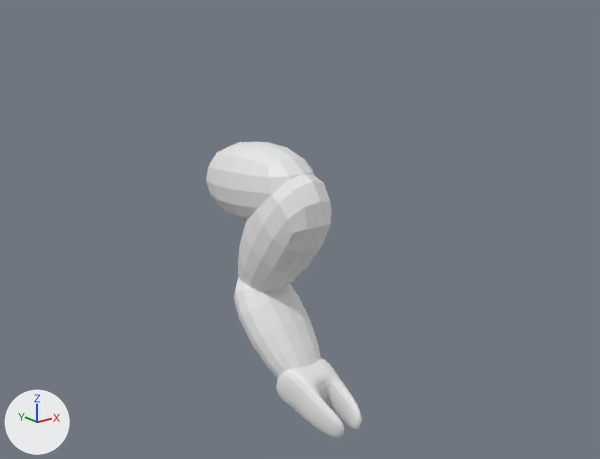
A saved change to the Blender file sculpts/legged_creature/legged_creature.blend.
Camera for both pictures: a camera (50 mm lens) standing at (-4.14, -4.71, 3.94) and looking at (0.26, 0.78, 1.74). The lights are fixed; the arrows at lower left show +X, +Y and +Z.

Script lines for the objects in view, before the commit:
```python
ob_cube = bpy.data.objects.new('Cube', me_cube_001)
ob_cube.location = (0.0, 0.038, 2.526)
ob_cube.rotation_euler = (-0.316, 0.0, 0.0)  # degrees (-18, 0, 0)
ob_cube.scale = (0.806, 1.58, 0.633)
ob_cube_001 = bpy.data.objects.new('Cube.001', me_cube_002)
ob_cube_001.location = (0.0, 1.681, 2.105)
ob_cube_001.rotation_euler = (-0.0822, 0.0, 0.0)  # degrees (-4.7, 0, 0)
ob_cube_001.scale = (0.395, 0.806, 0.427)
ob_cube_002 = bpy.data.objects.new('Cube.002', me_cube_006)
ob_cube_002.location = (0.0, 0.421, 2.208)
ob_cube_002.rotation_euler = (2.101, 0.0, 0.0)  # degrees (120, 0, 0)
ob_cube_002.scale = (0.395, 0.806, 0.427)
ob_cube_003 = bpy.data.objects.new('Cube.003', me_cube_007)
ob_cube_003.location = (0.0, 1.046, 1.262)
ob_cube_003.rotation_euler = (0.774, 0.0, 0.0)  # degrees (44, 0, 0)
ob_cube_003.scale = (0.395, 0.696, 0.335)
ob_cube_004 = bpy.data.objects.new('Cube.004', me_cube_008)
ob_cube_004.location = (0.0, 0.453, 0.537)
ob_cube_004.rotation_euler = (0.314, 0.0, 0.0)  # degrees (18, 0, 0)
ob_cube_004.scale = (0.395, 0.223, 0.335)
```
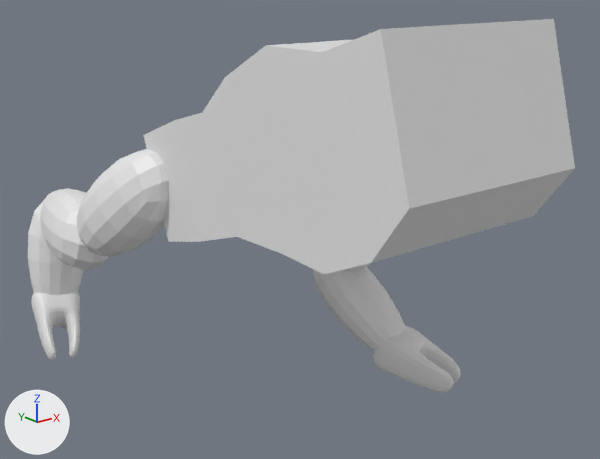
Commit message: back legs blocked out

Where the newer file only moved an object's origin or applied its transform, the numbers keep the older frame.

Where the change shows, as pixel boxes (x1, y1, x2, y2) in the pictures (600 x 459 px):
'Cube', shown: after (144, 19, 575, 274)
'Cube.003', reshaped, moved, turned, rescaled, modifiers changed: before (234, 276, 321, 378); after (313, 267, 405, 352)
'Cube.002', reshaped, moved, turned, rescaled, modifiers changed: before (238, 174, 332, 292); after (343, 263, 371, 272)
'Cube.004', reshaped, moved, turned, rescaled, modifiers changed: before (276, 358, 362, 438); after (373, 326, 461, 392)
'Cube.005', added: after (76, 149, 169, 257)
'Cube.001', moved, turned, rescaled (not visible afterwards): before (206, 142, 314, 221)
'Cube.006', added: after (40, 188, 108, 270)
'Cube.007', added: after (28, 201, 83, 295)
'Cube.008', added: after (31, 290, 80, 360)
part 1 of me_cube_002, built on: before (206, 142, 314, 221); after (76, 149, 169, 257)
part 2 of me_cube_006, built on: before (238, 174, 332, 292); after (40, 188, 371, 272)
part 3 of me_cube_007, built on: before (234, 276, 321, 378); after (28, 201, 405, 352)
part 4 of me_cube_008, built on: before (276, 358, 362, 438); after (31, 290, 461, 392)

What changed in the scene script:
```text
Change me_cube_002:
    used by ob_cube_001; location = (0.0, 1.681, 2.105); rotation_euler = (-0.0822, 0.0, 0.0), in degrees (-4.7, 0, 0); scale = (0.395, 0.806, 0.427)
    remove me_cube_002.from_pydata(...)  # 8 vertices, 6 faces; spans x -1.0..1.0, y -1.81..0.19, z -1.0..1.0
    add me_cube_002.from_pydata(...)  # 98 vertices, 96 faces; spans x -0.54..0.12, y -1.2..0.15, z -0.3..0.41
    me_cube_002 part 1: the whole mesh is rebuilt
Change me_cube_006:
    used by ob_cube_002; location = (0.0, 0.421, 2.208); rotation_euler = (2.101, 0.0, 0.0), in degrees (120, 0, 0); scale = (0.395, 0.806, 0.427)
    remove me_cube_006.from_pydata(...)  # 8 vertices, 6 faces; spans x -1.25..1.25, y -1.9..0.47, z -1.2..1.51
    add me_cube_006.from_pydata(...)  # 98 vertices, 96 faces; spans x -0.48..0.13, y -0.16..0.91, z -1.16..0.16
    me_cube_006 part 2: the whole mesh is rebuilt
Change me_cube_007:
    used by ob_cube_003; location = (0.0, 1.046, 1.262); rotation_euler = (0.774, 0.0, 0.0), in degrees (44, 0, 0); scale = (0.395, 0.696, 0.335)
    remove me_cube_007.from_pydata(...)  # 8 vertices, 6 faces; spans x -1.25..1.25, y -1.9..0.47, z -1.38..0.99
    add me_cube_007.from_pydata(...)  # 98 vertices, 96 faces; spans x -0.47..0.13, y -0.9..0.13, z -0.92..0.1
    me_cube_007 part 3: 8 vertices removed from x -1.25..1.25, y -1.9..0.47, z -1.38..0.99; 98 vertices added at x -0.47..0.13, y -0.9..0.13, z -0.92..0.1
Change me_cube_008:
    used by ob_cube_004; location = (0.0, 0.453, 0.537); rotation_euler = (0.314, 0.0, 0.0), in degrees (18, 0, 0); scale = (0.395, 0.223, 0.335)
    remove me_cube_008.from_pydata(...)  # 40 vertices, 38 faces; spans x -0.71..0.71, y -3.28..0.44, z -0.72..0.55
    add me_cube_008.from_pydata(...)  # 610 vertices, 608 faces; spans x -0.47..0.01, y -0.69..0.09, z -0.35..0.11
    me_cube_008 part 4: 40 vertices removed from x -0.71..0.71, y -3.28..0.44, z -0.72..0.55; 610 vertices added at x -0.47..0.01, y -0.69..0.09, z -0.35..0.11
Change ob_cube:
    remove ob_cube.hide_set(True)
Change ob_cube_001:
    ob_cube_001.scale: (0.395, 0.806, 0.427) -> (1.0, 1.0, 1.0)
    remove _m = ob_cube_001.modifiers.new('Subdivision', 'SUBSURF')
    remove _m.levels = 2
    ob_cube_001.location: (0.0, 1.681, 2.105) -> (0.857, 1.517, 2.104)
    ob_cube_001.rotation_euler: (-0.0822, 0.0, 0.0) -> (0.0, 0.0, 0.379)  # degrees (-4.7, 0, 0) -> degrees (0, 0, 22)
Change ob_cube_002:
    ob_cube_002.scale: (0.395, 0.806, 0.427) -> (1.0, 1.0, 1.0)
    remove _m = ob_cube_002.modifiers.new('Subdivision', 'SUBSURF')
    remove _m.levels = 2
    add ob_cube_002.parent = ob_cube_001
    add ob_cube_002.matrix_parent_inverse = Matrix(((0.929, 0.37, 0.0, -1.357), (-0.37, 0.929, 0.0, -1.092), (0.0, 0.0, 1.0, -2.104), (0.0, 0.0, 0.0, 1.0)))
    ob_cube_002.location: (0.0, 0.421, 2.208) -> (1.266, 0.388, 2.217)
    ob_cube_002.rotation_euler: (2.101, 0.0, 0.0) -> (0.0, 0.0, 0.379)  # degrees (120, 0, 0) -> degrees (0, 0, 22)
Change ob_cube_003:
    ob_cube_003.scale: (0.395, 0.696, 0.335) -> (1.0, 1.0, 1.0)
    remove _m = ob_cube_003.modifiers.new('Subdivision', 'SUBSURF')
    remove _m.levels = 2
    add ob_cube_003.parent = ob_cube_002
    add ob_cube_003.matrix_parent_inverse = Matrix(((0.929, 0.37, 0.0, -1.32), (-0.37, 0.929, 0.0, 0.108), (0.0, 0.0, 1.0, -2.217), (0.0, 0.0, 0.0, 1.0)))
    ob_cube_003.location: (0.0, 1.046, 1.262) -> (0.972, 1.117, 1.267)
    ob_cube_003.rotation_euler: (0.774, 0.0, 0.0) -> (0.0, 0.0, 0.379)  # degrees (44, 0, 0) -> degrees (0, 0, 22)
Change ob_cube_004:
    ob_cube_004.scale: (0.395, 0.223, 0.335) -> (1.0, 1.0, 1.0)
    remove _m = ob_cube_004.modifiers.new('Subdivision', 'SUBSURF')
    remove _m.levels = 2
    add ob_cube_004.parent = ob_cube_003
    add ob_cube_004.matrix_parent_inverse = Matrix(((0.929, 0.37, 0.0, -1.317), (-0.37, 0.929, 0.0, -0.678), (0.0, 0.0, 1.0, -1.267), (0.0, 0.0, 0.0, 1.0)))
    ob_cube_004.location: (0.0, 0.453, 0.537) -> (1.276, 0.515, 0.568)
    ob_cube_004.rotation_euler: (0.314, 0.0, 0.0) -> (0.0, 0.0, 0.379)  # degrees (18, 0, 0) -> degrees (0, 0, 22)
Add ob_cube_008:
    ob_cube_008 = bpy.data.objects.new('Cube.008', me_cube_008)
    ob_cube_008.parent = ob_cube_007
    ob_cube_008.location = (1.276, 0.515, 0.568)
    ob_cube_008.rotation_euler = (-0.269, 0.072, 0.369)  # degrees (-15, 4.1, 21)
Add ob_cube_007:
    ob_cube_007 = bpy.data.objects.new('Cube.007', me_cube_007)
    ob_cube_007.parent = ob_cube_006
    ob_cube_007.location = (0.972, 1.117, 1.267)
    ob_cube_007.rotation_euler = (-0.32, 0.0854, 0.365)  # degrees (-18, 4.9, 21)
Add ob_cube_006:
    ob_cube_006 = bpy.data.objects.new('Cube.006', me_cube_006)
    ob_cube_006.parent = ob_cube_005
    ob_cube_006.location = (1.266, 0.388, 2.217)
    ob_cube_006.rotation_euler = (-1.509, 0.265, 0.13)  # degrees (-86, 15, 7.4)
Add ob_cube_005:
    ob_cube_005 = bpy.data.objects.new('Cube.005', me_cube_002)
    ob_cube_005.location = (-0.973, 1.321, 2.349)
    ob_cube_005.rotation_euler = (2.506, 0.16, 0.213)  # degrees (144, 9.2, 12)
    ob_cube_005.scale = (-1.0, 1.0, 1.0)
```
